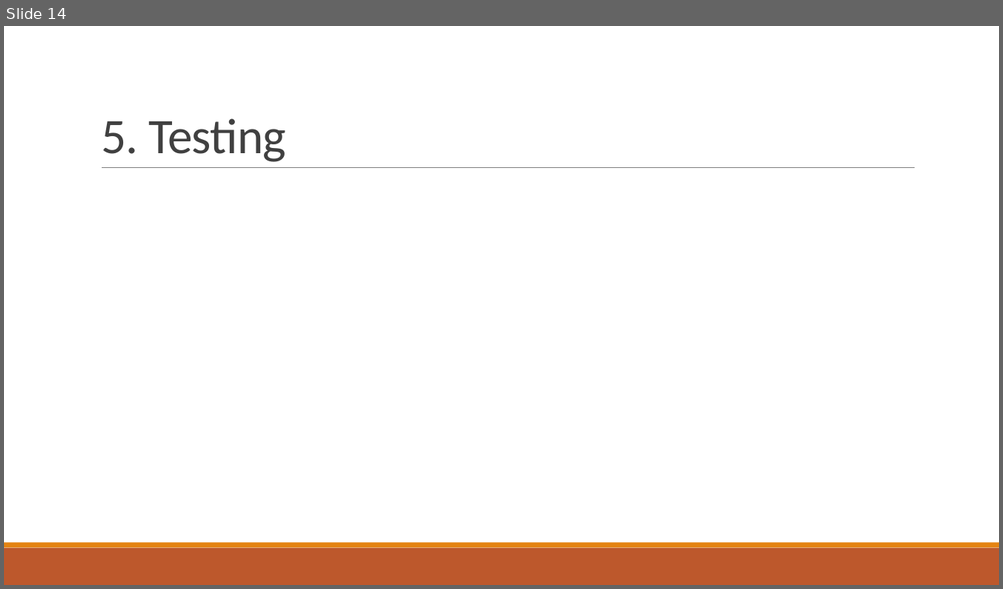
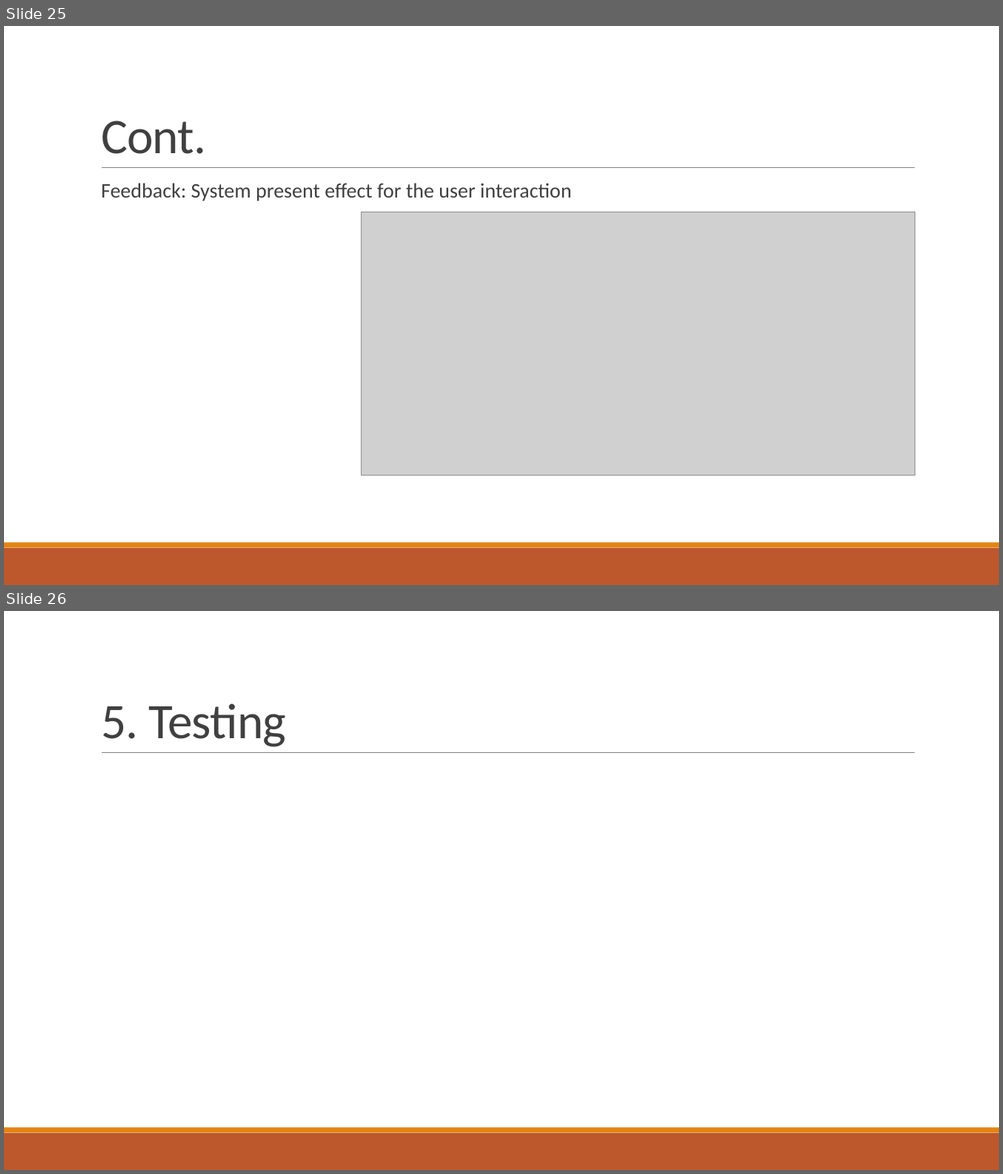
Before and after one commit to kaka-develop/ec-management, a slide deck: documents/Presentation.pptx. Shown one above the other, each under a label of ours: slide 14 before the commit, slides 25 and 26 after it. The pictures are 1003x589 and 1003x1174 pixels, drawn with LibreOffice and Linux fonts; fonts in the diff are those of the drawing; grey boxes stand for pictures. Boxes give left, top, right and bottom in pixels: in the first picture for what was removed or moved away, otherwise in the second. Text is boxed around its words. In the diff, an @@ line names an element or a change of style, - is before the commit and + after.

```diff
--- a/documents/Presentation.pptx
+++ b/documents/Presentation.pptx
@@ slide 25 added at [4,26,999,585], background #FFFFFF; not listed: 3 template elements that a slide beside it also shows @@
@@ title added at [101,121,207,154], 48 pt, text #404040 @@
+Cont.
@@ text added at [101,183,572,201], 20 pt, text #404040 @@
+  Feedback: System present effect for the user interaction
@@ picture added at [361,212,915,476] @@
@@ what was slide 14 is now slide 26 @@
```
Also in this commit, not shown: 1 slide changed, 11 other slides added, 1 other file.
